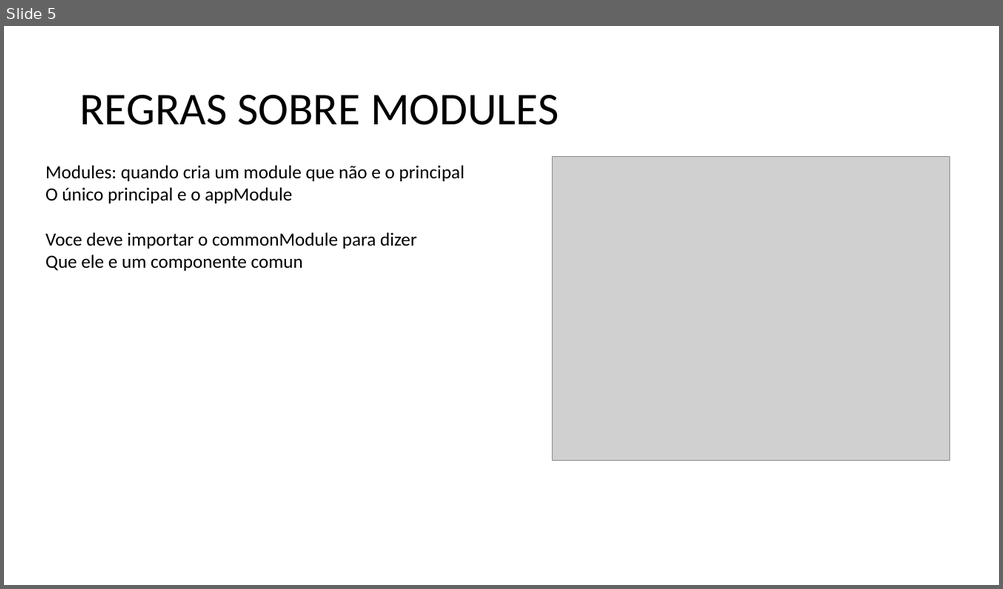
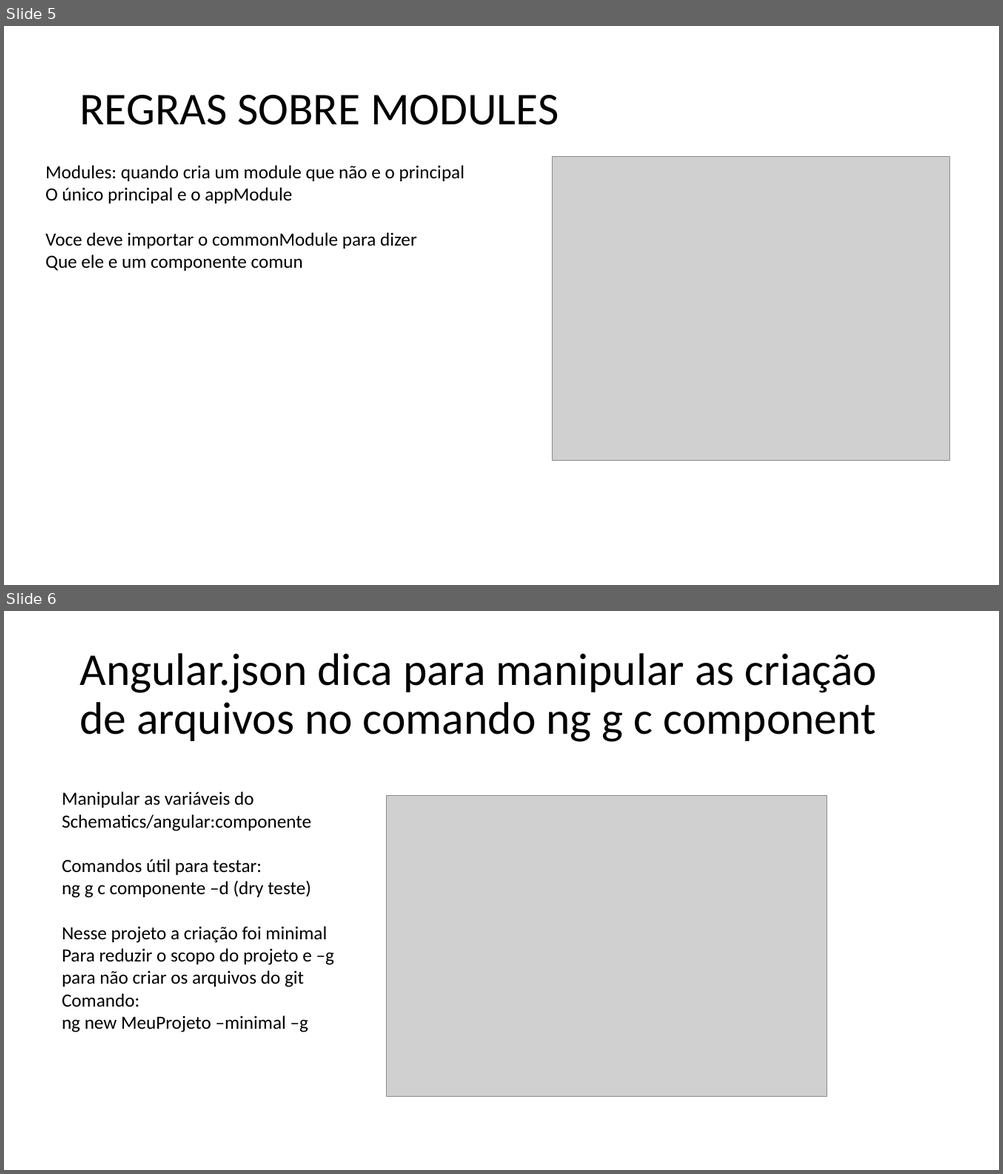
Before and after one commit to antonio2911/AngularDevIo, a slide deck: Mapas.pptx. Shown one above the other, each under a label of ours: slide 5 before the commit, slides 5 and 6 after it. The pictures are 1003x589 and 1003x1174 pixels, drawn with LibreOffice and Linux fonts; fonts in the diff are those of the drawing; grey boxes stand for pictures. Boxes give left, top, right and bottom in pixels: in the first picture for what was removed or moved away, otherwise in the second. Text is boxed around its words. In the diff, an @@ line names an element or a change of style, - is before the commit and + after.

```diff
--- a/Mapas.pptx
+++ b/Mapas.pptx
@@ slide 6 added at <box>4,611,999,1170</box>, background #FFFFFF @@
@@ title added at <box>79,653,877,742</box>, 44 pt, text #000000 @@
+Angular.json dica para manipular as criação de arquivos no comando ng g c component
@@ text added at <box>62,792,334,1033</box>, 18 pt, text #000000 @@
+Manipular as variáveis do
+Schematics/angular:componente
+Comandos útil para testar:
+ng g c componente –d (dry teste)
+Nesse projeto a criação foi minimal
+Para reduzir o scopo do projeto e –g
+para não criar os arquivos do git
+Comando:
+ng new MeuProjeto –minimal –g
@@ picture added at <box>387,796,827,1097</box> @@
```
Also in this commit, not shown: 3 other slides added, 14 other files.
